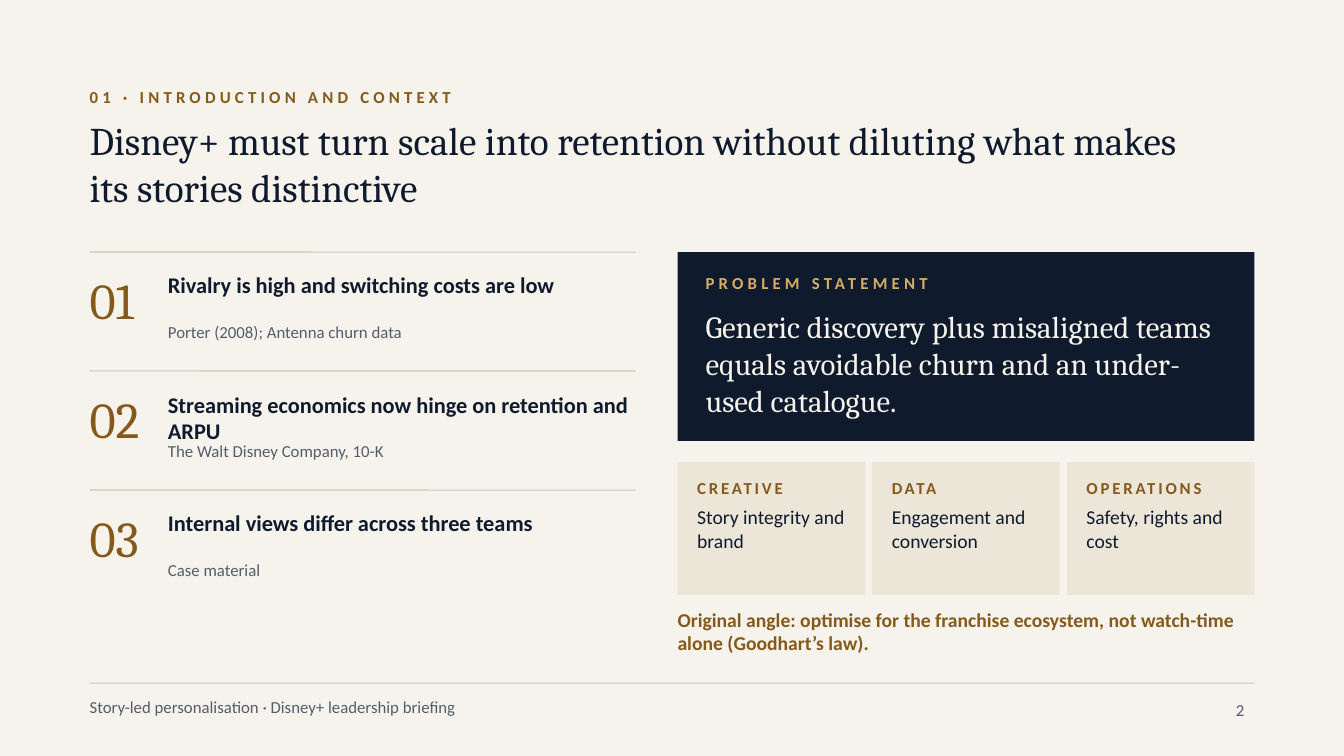
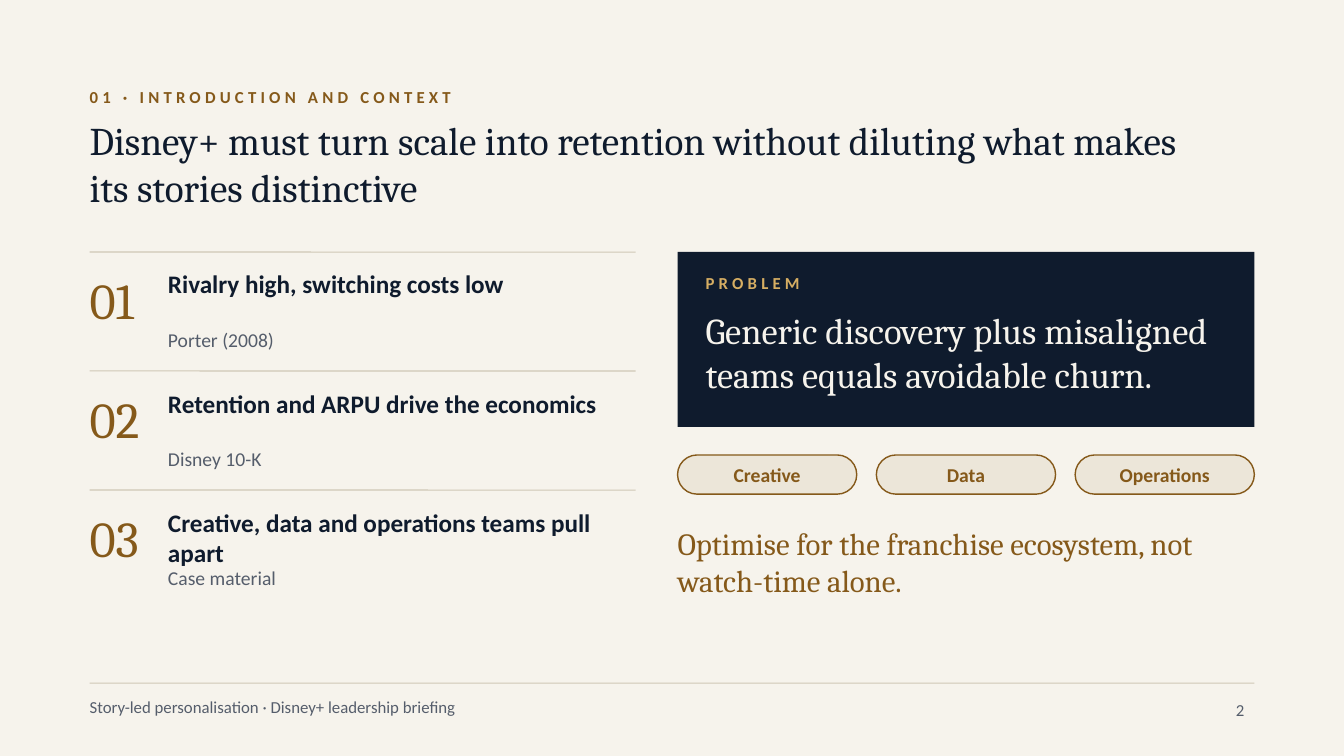
Before and after one commit to karanrg22-svg/skill, a slide deck: slide 2 of output/A_Corporate_Editorial.pptx. Drawn at 1344x756 pixels with LibreOffice and Linux fonts; fonts in the diff are those of the drawing. Boxes give left, top, right and bottom in pixels: in the first picture for what was removed or moved away, otherwise in the second. Text is boxed around its words. In the diff, an @@ line names an element or a change of style, - is before the commit and + after.

```diff
--- a/output/A_Corporate_Editorial.pptx
+++ b/output/A_Corporate_Editorial.pptx
@@ rectangle: place and size @@
-rectangle at bbox=[678, 252, 1254, 442]
+rectangle at bbox=[678, 252, 1254, 427]
@@ text at bbox=[168, 275, 503, 298]: text changed; size 16 to 18 pt @@
-Rivalry is high and switching costs are low
+Rivalry high, switching costs low
@@ text at bbox=[706, 318, 1207, 396]: text changed; size 22 to 26 pt @@
-Generic discovery plus misaligned teams equals avoidable churn and an under-used catalogue.
+Generic discovery plus misaligned teams equals avoidable churn.
@@ text at bbox=[168, 333, 274, 350]: text changed; size 12 to 14 pt @@
-Porter (2008); Antenna churn data
+Porter (2008)
@@ text at bbox=[168, 395, 596, 413]: text changed; size 16 to 18 pt @@
-Streaming economics now hinge on retention and ARPU
+Retention and ARPU drive the economics
@@ text at bbox=[168, 452, 261, 469]: text changed; size 12 to 14 pt @@
-The Walt Disney Company, 10-K
+Disney 10-K
@@ rounded rectangle: place and size @@
-rounded rectangle at bbox=[678, 462, 865, 595]
+rounded rectangle at bbox=[678, 455, 857, 494]
@@ rounded rectangle at bbox=[678, 455, 857, 494]: rectangle to rounded rectangle; outline none to #85591A 1 pt @@
@@ text at bbox=[734, 468, 801, 482]: text changed; size 12 to 14 pt @@
-CREATIVE
+Creative
@@ rectangle removed at bbox=[872, 462, 1060, 595] @@
@@ rounded rectangle added at bbox=[876, 455, 1056, 494], fill #ECE6D9, outline #85591A 1 pt @@
@@ text at bbox=[947, 469, 985, 482]: text changed; size 12 to 14 pt @@
-DATA
+Data
@@ rectangle removed at bbox=[1067, 462, 1254, 595] @@
@@ vertical alignment top to middle in 3 elements at bbox=[734, 468, 801, 482], bbox=[947, 469, 985, 482], bbox=[1120, 468, 1210, 485] @@
@@ rounded rectangle added at bbox=[1076, 455, 1255, 494], fill #ECE6D9, outline #85591A 1 pt @@
@@ text at bbox=[1120, 468, 1210, 485]: text changed; size 12 to 14 pt @@
-OPERATIONS
+Operations
@@ text at bbox=[168, 514, 590, 566]: text changed; size 16 to 18 pt @@
-Internal views differ across three teams
+Creative, data and operations teams pull apart
@@ text at bbox=[678, 533, 1192, 593]: text changed; size 14 to 22 pt; font Calibri to Cambria; bold off @@
-Original angle: optimise for the franchise ecosystem, not watch-time alone (Goodhart’s law).
+Optimise for the franchise ecosystem, not watch-time alone.
@@ text removed at bbox=[697, 510, 844, 548] @@
-Story integrity and brand
@@ text removed at bbox=[892, 510, 1025, 548] @@
-Engagement and conversion
@@ text removed at bbox=[1086, 510, 1223, 548] @@
-Safety, rights and cost
@@ text "Case material" at bbox=[168, 571, 276, 585]: size 12 to 14 pt @@
```
Also in this commit, not shown: 10 other slides changed, 1 other file.
